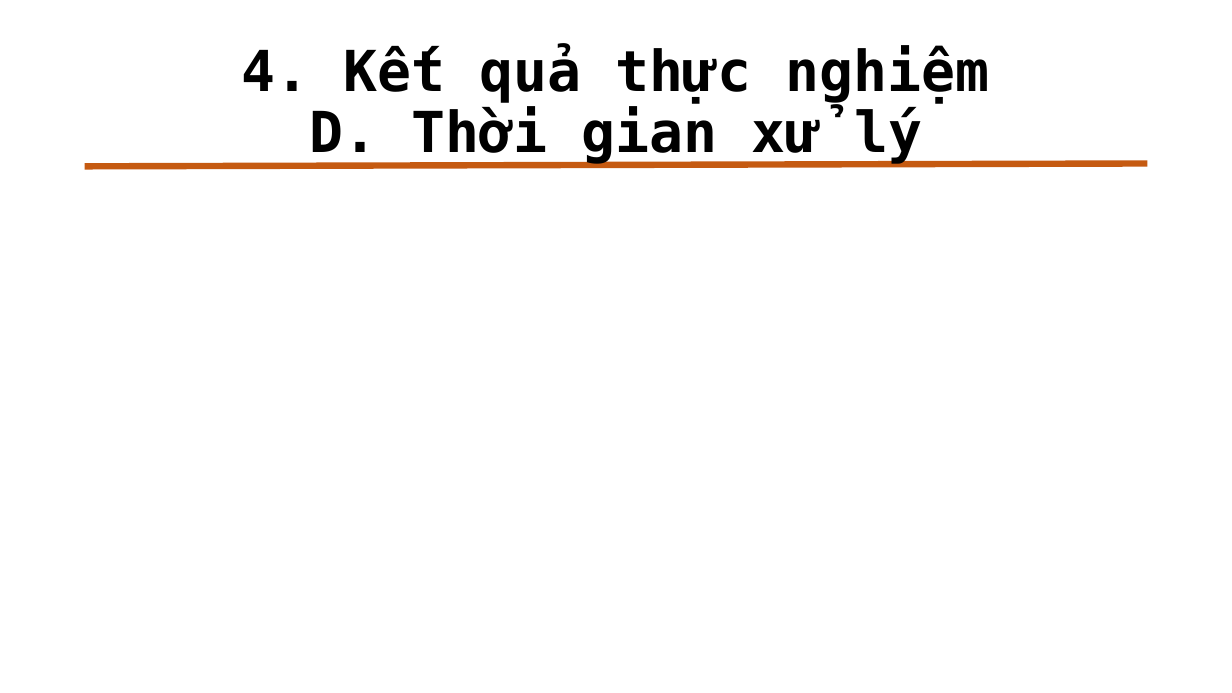
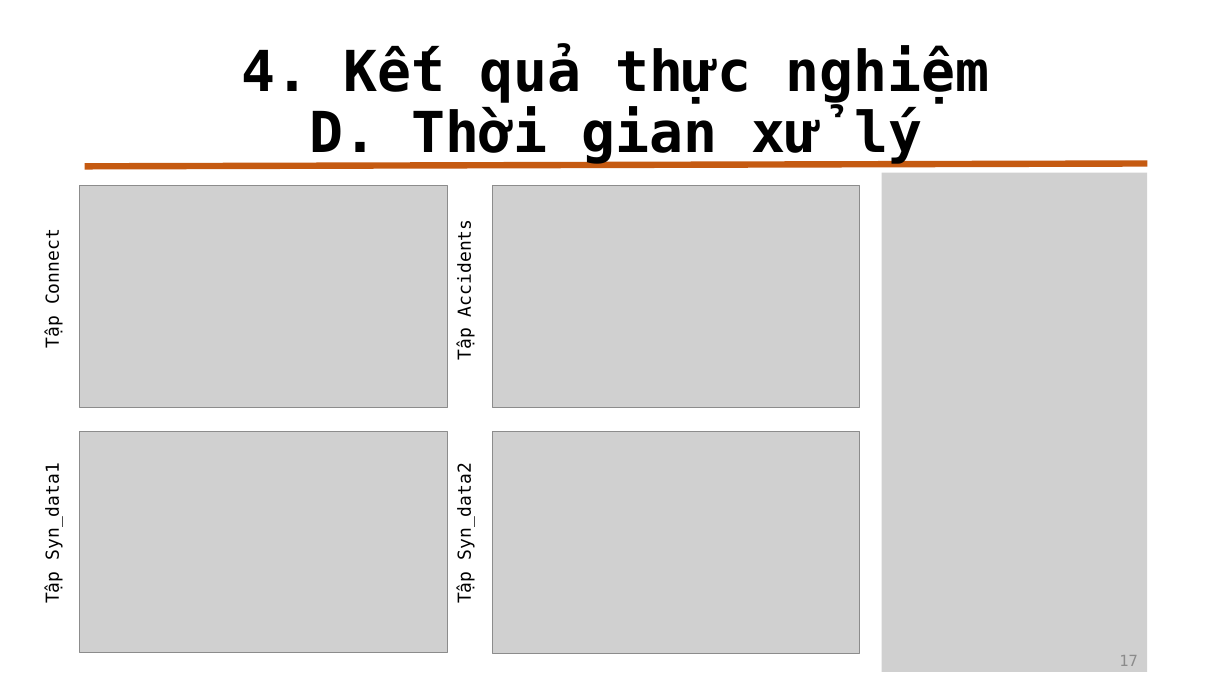
Before and after one commit to duychinhnguyenvn/Mining-Top-K-Co-Occurrence-Items, a slide deck: slide 17 of Slide Bao Cao.pptx. Drawn at 1232x693 pixels with LibreOffice and Linux fonts; fonts in the diff are those of the drawing; grey boxes stand for pictures. Boxes give left, top, right and bottom in pixels: in the first picture for what was removed or moved away, otherwise in the second. Text is boxed around its words. In the diff, an @@ line names an element or a change of style, - is before the commit and + after.

Commit message:
Update slide

```diff
--- a/Slide Bao Cao.pptx
+++ b/Slide Bao Cao.pptx
@@ picture added at [882,173,1147,672] @@
@@ picture added at [80,186,447,408] @@
@@ picture added at [493,186,860,408] @@
@@ text added at [42,236,63,347], 14 pt, text #000000 @@
+Tập Connect
@@ text added at [454,232,475,359], 14 pt, text #000000 @@
+Tập Accidents
@@ picture added at [80,432,447,653] @@
@@ picture added at [493,432,860,653] @@
@@ text added at [42,474,63,603], 14 pt, text #000000 @@
+Tập Syn_data1
@@ text added at [454,474,475,603], 14 pt, text #000000 @@
+Tập Syn_data2
@@ page number added at [1119,655,1137,666], 12 pt, text #8C8C8C @@
+17
```
Also in this commit, not shown: 17 other slides changed, 1 slide added, 1 other file.
